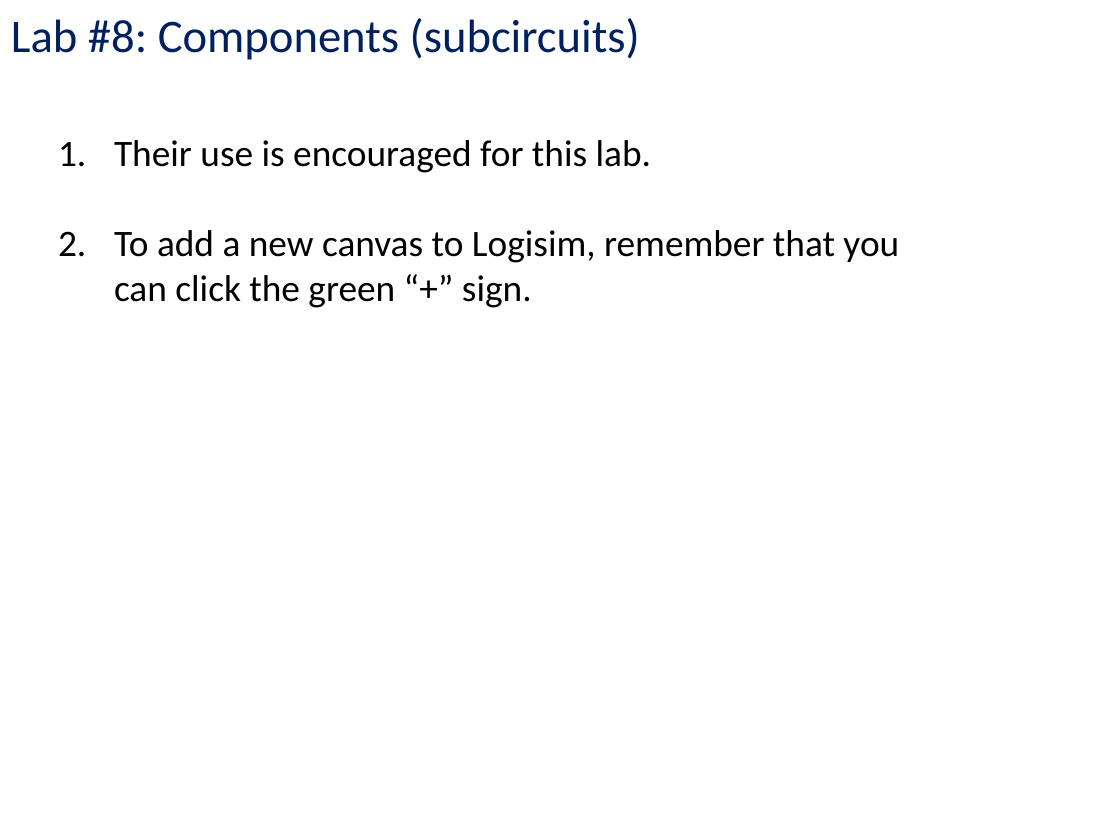
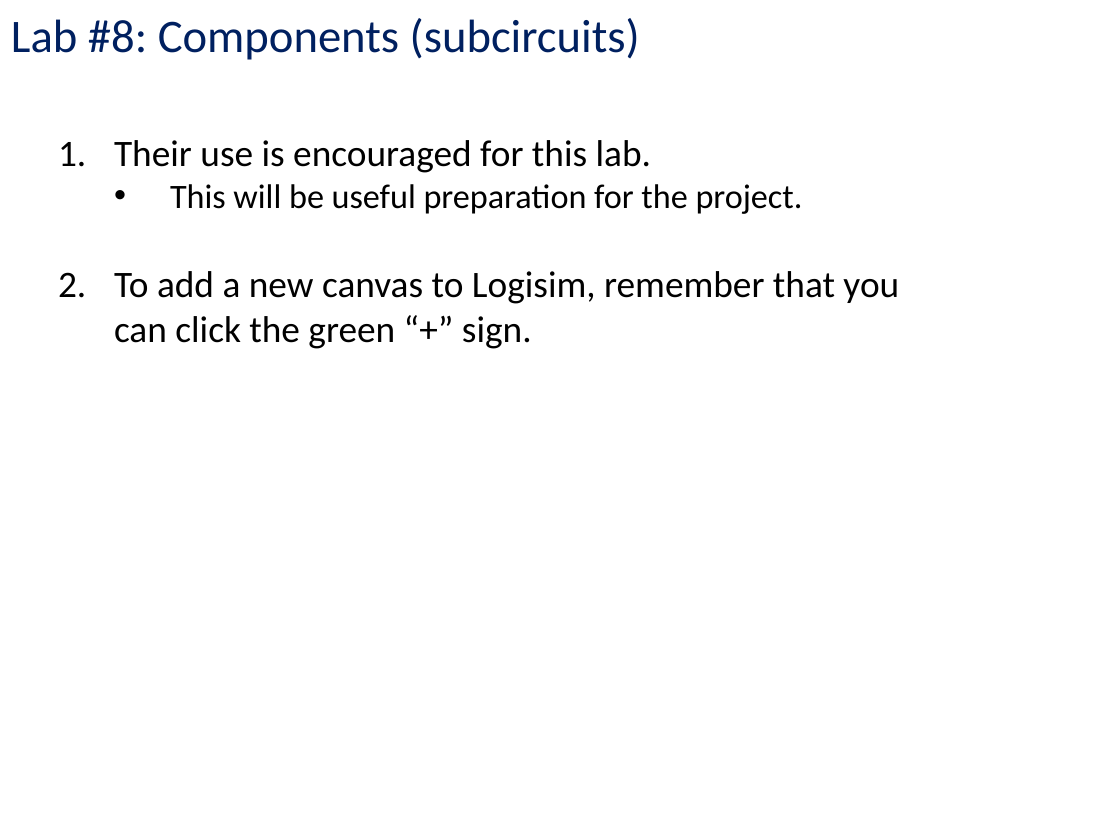
Before and after one commit to kc13/CS447JB, a slide deck: slide 3 of cs447jb_rec6_mar30_and_apr2.pptx. Drawn at 1120x840 pixels with LibreOffice and Linux fonts; fonts in the diff are those of the drawing. Boxes give left, top, right and bottom in pixels: in the first picture for what was removed or moved away, otherwise in the second. Text is boxed around its words. In the diff, an @@ line names an element or a change of style, - is before the commit and + after.

```diff
--- a/cs447jb_rec6_mar30_and_apr2.pptx
+++ b/cs447jb_rec6_mar30_and_apr2.pptx
@@ text at [170, 184, 803, 214]: paragraph added @@
+  • This will be useful preparation for the project.
```
Also in this commit, not shown: 7 other slides changed, 1 slide added, 1 slide removed.
